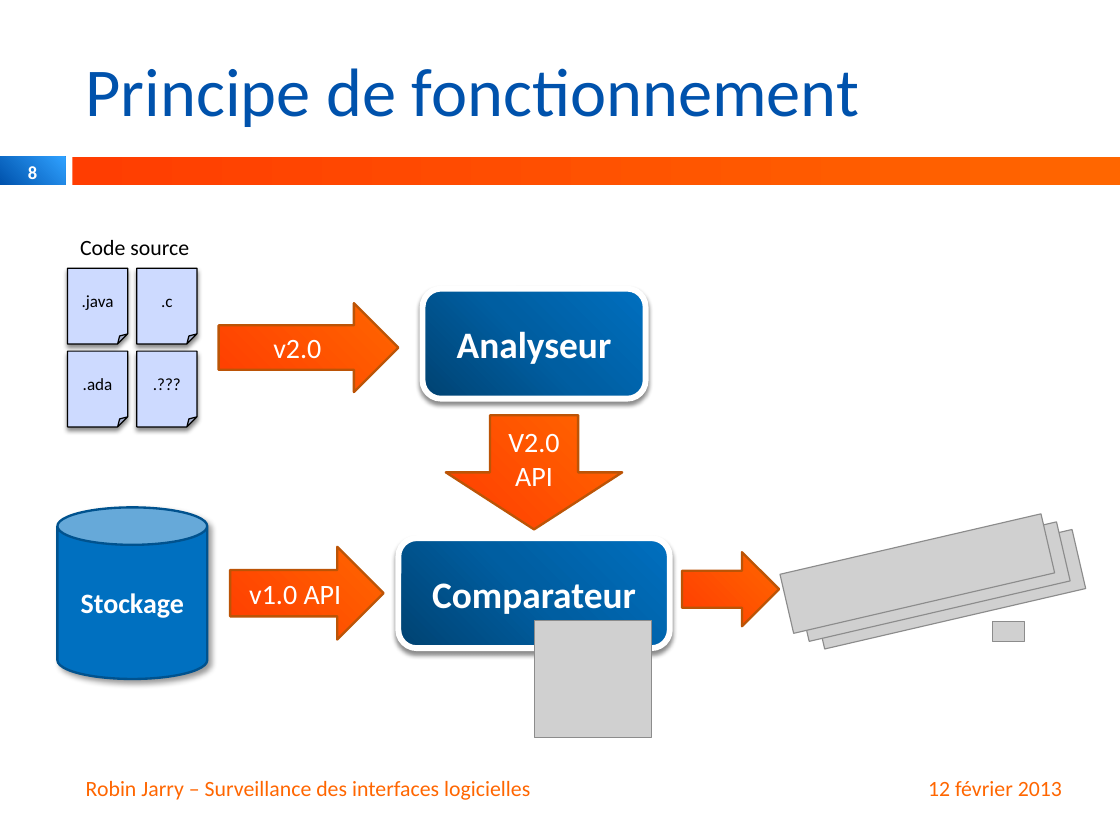
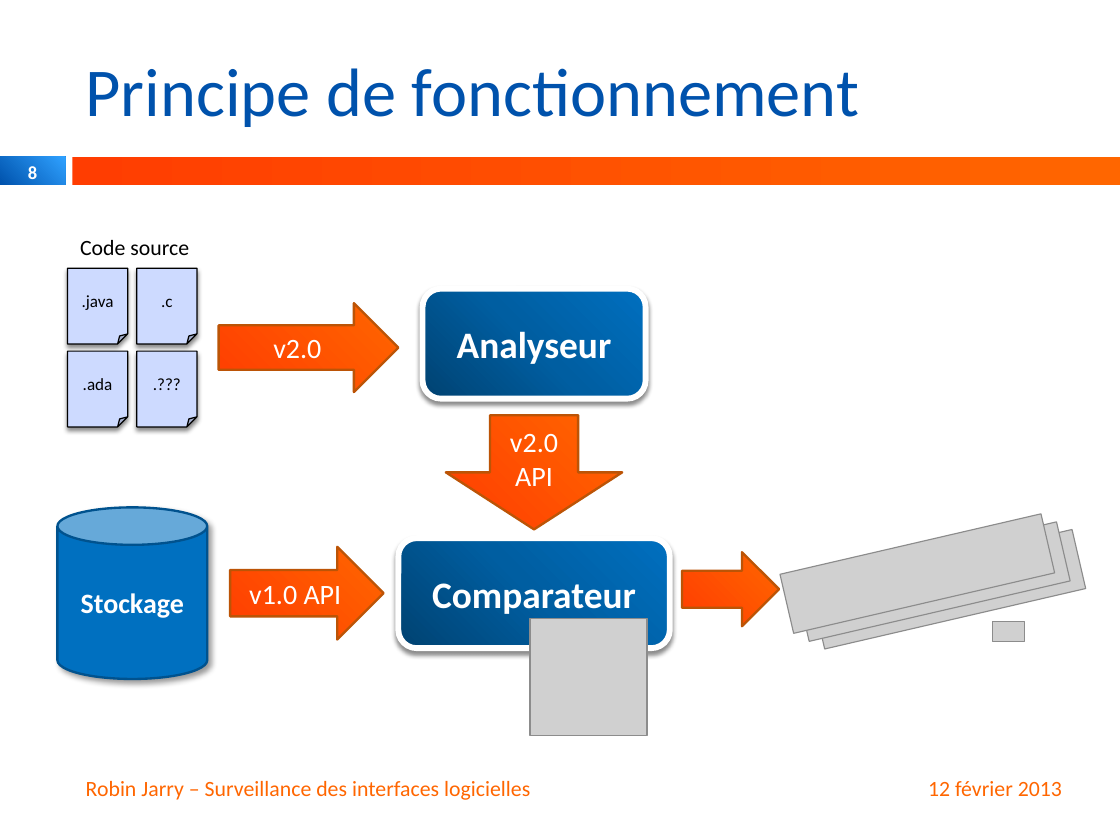
Before and after one commit to apiwatch/apiwatch, a slide deck: slide 8 of _docs/Presentation memoire ingenieur.pptx. Drawn at 1120x840 pixels with LibreOffice and Linux fonts; fonts in the diff are those of the drawing; grey boxes stand for pictures; background and template pictures are left out. Boxes give left, top, right and bottom in pixels: in the first picture for what was removed or moved away, otherwise in the second. Text is boxed around its words. In the diff, an @@ line names an element or a change of style, - is before the commit and + after.

```diff
--- a/_docs/Presentation memoire ingenieur.pptx
+++ b/_docs/Presentation memoire ingenieur.pptx
@@ text in down arrow at box(510, 434, 558, 486): text changed @@
-V2.0 API
+v2.0 API
@@ picture: place and size @@
-picture at box(534, 620, 652, 738)
+picture at box(530, 618, 647, 736)
```
Also in this commit, not shown: 3 other slides changed, 6 slides added, 26 other files.
